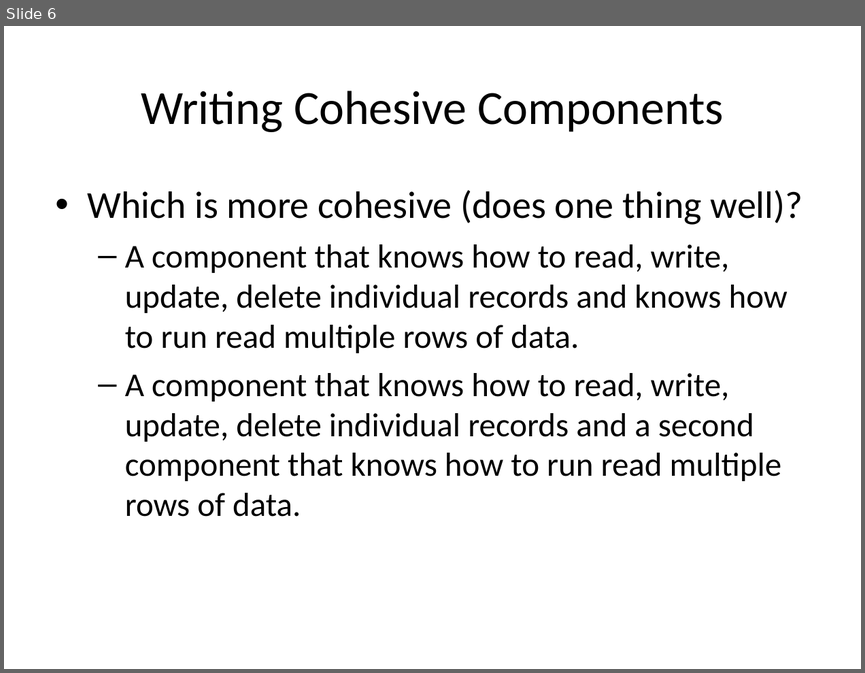
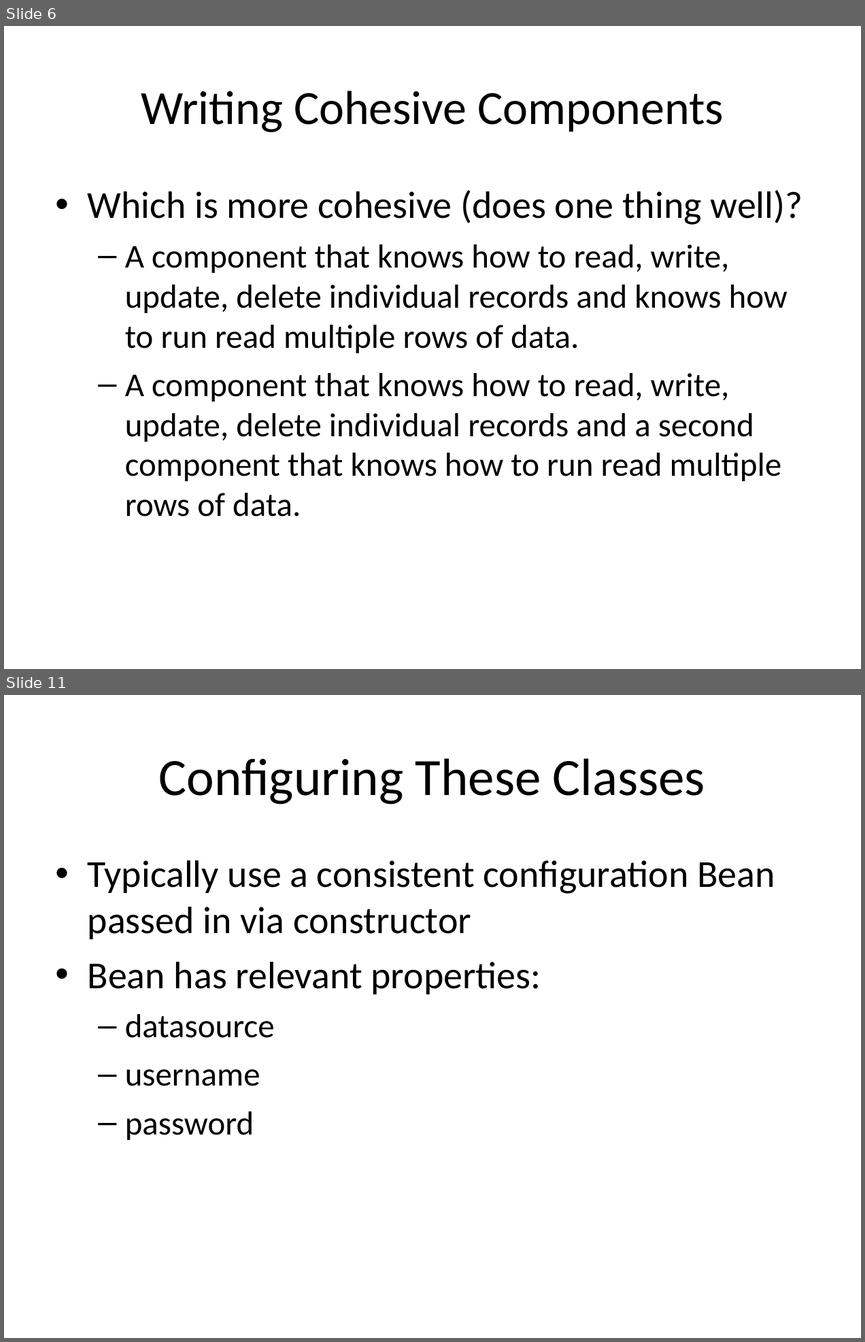
Before and after one commit to dhughes/OldPresentations, a slide deck: Trunk/Model-Glue 3 Day For Teratech/documents/Data Access Design Patterns.ppt. Shown one above the other, each under a label of ours: slide 6 before the commit, slides 6 and 11 after it; the slides between them are not shown. The pictures are 865x673 and 865x1342 pixels, drawn with LibreOffice and Linux fonts; fonts in the diff are those of the drawing; background and template pictures are left out. Boxes give left, top, right and bottom in pixels: in the first picture for what was removed or moved away, otherwise in the second. Text is boxed around its words. In the diff, an @@ line names an element or a change of style, - is before the commit and + after.

```diff
--- a/Trunk/Model-Glue 3 Day For Teratech/documents/Data Access Design Patterns.ppt
+++ b/Trunk/Model-Glue 3 Day For Teratech/documents/Data Access Design Patterns.ppt
@@ slide 11 added at <box>4,695,861,1338</box>, background picture (left out) @@
@@ title added at <box>159,758,705,804</box>, 44 pt, text #000000 @@
+Configuring These Classes
@@ text added at <box>88,860,775,1140</box>, 32 pt, text #000000 @@
+• Typically use a consistent configuration Bean passed in via constructor
+• Bean has relevant properties:
+  – datasource
+  – username
+  – password
```
Also in this commit, not shown: 2 slides changed, 2 other slides added, 5 other files.
